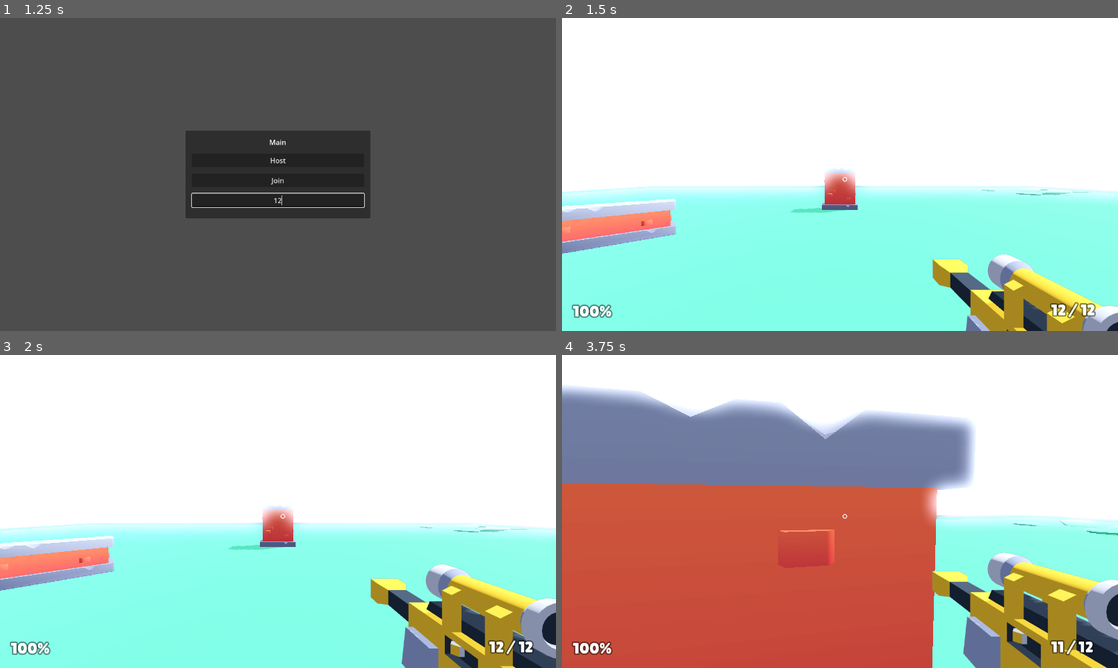
Above: before the commit, frames 1-4 (two rows, left to right).
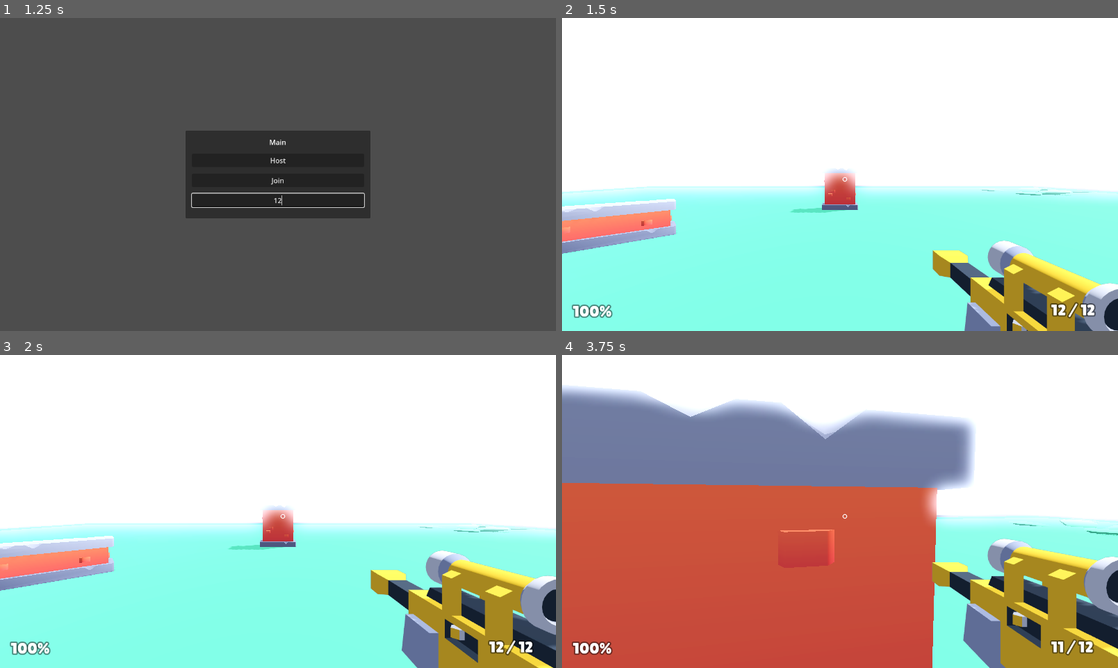
Above: after the commit, the same moments.

Repository: maidangkhanh/Blasher
Game: Godot game, scene res://scenes/main.tscn
Two runs of this game, one before a commit and one after it. Both use one fixed random seed, a clock stepped at 60 frames per second and the inputs below.
Inputs (mouse positions are in pixels of both pictures, inside the frame that each line leads up to):
- Up to frame 1 (1.25 s): click (278, 199) at 0.52 s; type "12" at 0.6 s
- Up to frame 2 (1.5 s): click "Host" at 1.25 s
- Up to frame 3 (2 s): no input
- Up to frame 4 (3.75 s): move the mouse to (867, 511) at 2.02 s; hold W (move_forward) from 2.03 s (still down); tap Tab (scoreboard) at 2.1, 3.05, 3.6 s; tap Space (jump) at 2.27, 3.02 s; move the mouse to (812, 511) at 2.77 s; click (812, 511) at 2.85 s; move the mouse to (851, 505) at 3.52 s

Frame 1 is identical in both runs. In frame 2, 5.0% of the frame differs, in the area x 66-100%, y 71-100%; in frame 3, 6.5%; in frame 4, 7.0%, in the area x 66-100%, y 58-100%.
Error before the commit: Assertion failed: UPNP Discover Failed! Error 24 (res://scenes/main.gd:55)
Error after the commit: Assertion failed: UPNP Discover Failed! Error 24 (res://scenes/main.gd:61)

Commit message:
dynamically add scoreboard item

Diff:
--- a/Starter-Kit-FPS-44334edba0bd0d6efa00fbe5c6fe5b5813655302/objects/scoreboard_item.gd
+++ b/Starter-Kit-FPS-44334edba0bd0d6efa00fbe5c6fe5b5813655302/objects/scoreboard_item.gd
@@ -1,11 +1,12 @@
 extends Control
 
-@onready var name_label =$Container/LabelName
-@onready var kill_label = $Container/LabelKill
-@onready var death_label = $Container/LabelDeath
+@onready var name_label =$LabelName
+@onready var kill_label = $LabelKill
+@onready var death_label = $LabelDeath
+
 
 func set_player_name(player:Player):
-	name_label = $Container/LabelName
+	name_label = $LabelName
 	name_label.set_text(player.name)
 
 func set_player_kill(player:Player):
--- a/Starter-Kit-FPS-44334edba0bd0d6efa00fbe5c6fe5b5813655302/objects/scoreboard_item.tscn
+++ b/Starter-Kit-FPS-44334edba0bd0d6efa00fbe5c6fe5b5813655302/objects/scoreboard_item.tscn
@@ -2,8 +2,7 @@
 
 [ext_resource type="Script" path="res://objects/scoreboard_item.gd" id="1_bbk1o"]
 
-[node name="ScoreboardItem" type="Control"]
-layout_mode = 3
+[node name="ScoreboardItem" type="HBoxContainer"]
 anchors_preset = 14
 anchor_top = 0.5
 anchor_right = 1.0
@@ -12,27 +11,19 @@
 grow_vertical = 2
 script = ExtResource("1_bbk1o")
 
-[node name="Container" type="HBoxContainer" parent="."]
-layout_mode = 1
-anchors_preset = 15
-anchor_right = 1.0
-anchor_bottom = 1.0
-grow_horizontal = 2
-grow_vertical = 2
-
-[node name="LabelName" type="Label" parent="Container"]
+[node name="LabelName" type="Label" parent="."]
 layout_mode = 2
 size_flags_horizontal = 3
 size_flags_vertical = 1
 text = "name"
 
-[node name="LabelKill" type="Label" parent="Container"]
+[node name="LabelKill" type="Label" parent="."]
 layout_mode = 2
 size_flags_horizontal = 3
 size_flags_vertical = 1
 text = "0"
 
-[node name="LabelDeath" type="Label" parent="Container"]
+[node name="LabelDeath" type="Label" parent="."]
 layout_mode = 2
 size_flags_horizontal = 3
 size_flags_vertical = 1
--- a/Starter-Kit-FPS-44334edba0bd0d6efa00fbe5c6fe5b5813655302/scenes/main.gd
+++ b/Starter-Kit-FPS-44334edba0bd0d6efa00fbe5c6fe5b5813655302/scenes/main.gd
@@ -27,7 +27,12 @@
 	main_menu.hide()
 	hud.show()
 
-	enet_peer.create_client("localhost", PORT)
+	var address = address_entry.get_text()
+
+	if address == "":
+		address = "localhost"
+
+	enet_peer.create_client(address, PORT)
 	multiplayer.multiplayer_peer = enet_peer
 
 func add_player(peer_id):
@@ -36,17 +41,18 @@
 	players.add_child(player)
 	if player.is_multiplayer_authority():
 		connect_signals(player)
+		scoreboard.add_player(player)
 
 	for n in players.get_children():
 		if not n.is_multiplayer_authority():
 			n.show_weapon_visual()
-		if n is Player:
 			scoreboard.add_player(n)
 
 func remove_player(peer_id):
-	var player = get_node_or_null(str(peer_id))
+	var player = players.get_node_or_null(str(peer_id))
 	if player:
 		player.queue_free()
+		scoreboard.remove_player(player.name)
 
 func upnp_setup():
 	var upnp = UPNP.new()
@@ -66,13 +72,15 @@
 
 
 func _on_multiplayer_spawner_spawned(node):
-	for n in players.get_children():
-		if not n.is_multiplayer_authority():
-			n.change_weapon_visual.rpc(n.weapon_index)
-			n.show_weapon_visual()
-
 	if node.is_multiplayer_authority():
 		connect_signals(node)
+
+		for n in players.get_children():
+			scoreboard.add_player(n)
+			if not n.is_multiplayer_authority():
+				n.change_weapon_visual.rpc(n.weapon_index)
+				n.show_weapon_visual()
+
 
 
 func connect_signals(node:Player):
--- a/Starter-Kit-FPS-44334edba0bd0d6efa00fbe5c6fe5b5813655302/scenes/scoreboard.gd
+++ b/Starter-Kit-FPS-44334edba0bd0d6efa00fbe5c6fe5b5813655302/scenes/scoreboard.gd
@@ -13,7 +13,12 @@
 
 func add_player(player:Player):
 	var score_instance = player_score.instantiate()
+	score_instance.set_name(player.name)
 	score_instance.set_player_name(player)
 	score_instance.set_player_kill(player)
 	score_instance.set_player_death(player)
 	score_talble.add_child(score_instance)
+
+func remove_player(player_name:String):
+	var scoreboard_item = score_talble.get_node(player_name)
+	scoreboard_item.queue_free()
--- a/Starter-Kit-FPS-44334edba0bd0d6efa00fbe5c6fe5b5813655302/weapons/blaster-sniper.tres
+++ b/Starter-Kit-FPS-44334edba0bd0d6efa00fbe5c6fe5b5813655302/weapons/blaster-sniper.tres
@@ -7,7 +7,7 @@
 [resource]
 script = ExtResource("3_8fg14")
 model = ExtResource("2_i88jx")
-position = Vector3(0, 0.1, 0)
+position = Vector3(0, 0.2, 0)
 rotation = Vector3(0, 180, 0)
 muzzle_position = Vector3(0.1, -0.3, 2.5)
 cooldown = 0.3
